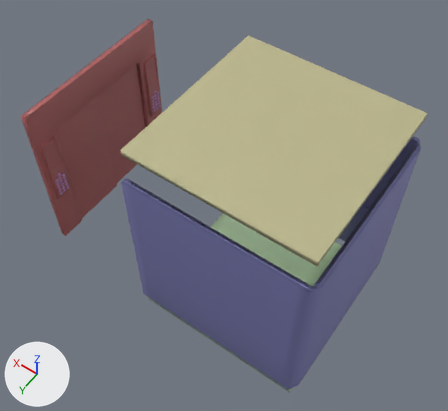
What one commit did to the FBX model OP_BenLabs/Assets/OccAssets/Visuals/Models/MOD_Elevator/MOD_ELEVATOR Elevator.fbx.
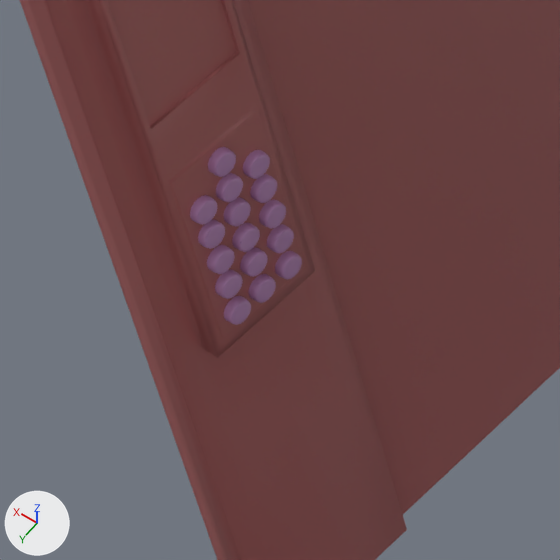
The first picture shows the older version from a 50 mm camera at (-6.38, 10.78, 9.56) aimed at (-2.69, 5.62, 1.45). The close-ups show the older and then the newer version on the part from 7% to 23% of the width and 38% to 55% of the height of that picture. Only the edits that show in the close-ups are written down. Lighting does not change. The marker at lower left points along +X, +Y and +Z. Where no turn or scale is listed for an object, it has been applied to the vertices.
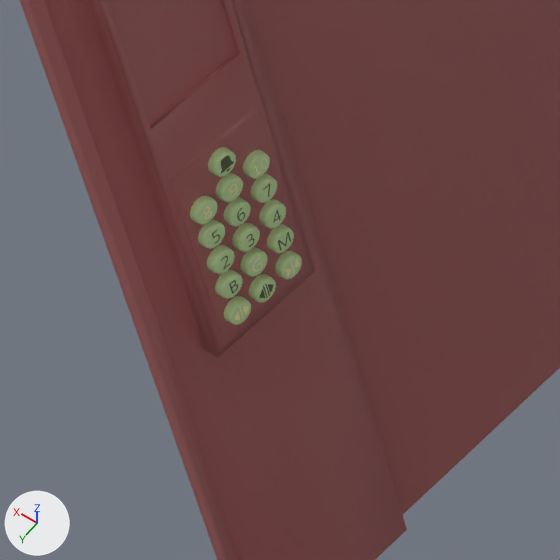
What the commit changed:
Picture 'elevatorComplete_MAT_ElevatorWallButtons_Albedo.png' (img_elevatorcomplete_mat_elevatorwallbuttons_albedo_png) is new.
In material 'MAT_ElevatorWallButtons' (mat_mat_elevatorwallbuttons), base_color is no longer (0.5, 0.247, 0.5), pink #bc88bc.
In material 'MAT_ElevatorWallButtons' (mat_mat_elevatorwallbuttons), texture is now set to img_elevatorcomplete_mat_elevatorwallbuttons_albedo_png.

Location of each change, (x1, y1, x2, y2) in pixels of the close-ups (560 x 560 px):
'polySurface22', surface changed: (208, 147, 236, 177) in both
'polySurface29', surface changed: (207, 245, 235, 274) in both
'polySurface28', surface changed: (232, 223, 260, 252) in both
'Lbutton8', surface changed: (190, 195, 218, 225) in both
'polySurface27', surface changed: (259, 199, 286, 229) in both
'polySurface31', surface changed: (215, 269, 243, 299) in both
'polySurface23', surface changed: (216, 173, 243, 202) in both
'LbuttonOpen', surface changed: (224, 296, 251, 325) in both
'Lbutton10', surface changed: (243, 150, 270, 179) in both
'polySurface26', surface changed: (198, 219, 225, 249) in both
'LbuttonG', surface changed: (240, 247, 268, 277) in both
'polySurface32', surface changed: (249, 274, 276, 303) in both
'polySurface25', surface changed: (223, 197, 251, 227) in both
'polySurface30', surface changed: (267, 224, 294, 253) in both
'LbuttonClose', surface changed: (275, 250, 302, 280) in both
'polySurface24', surface changed: (250, 174, 277, 203) in both
